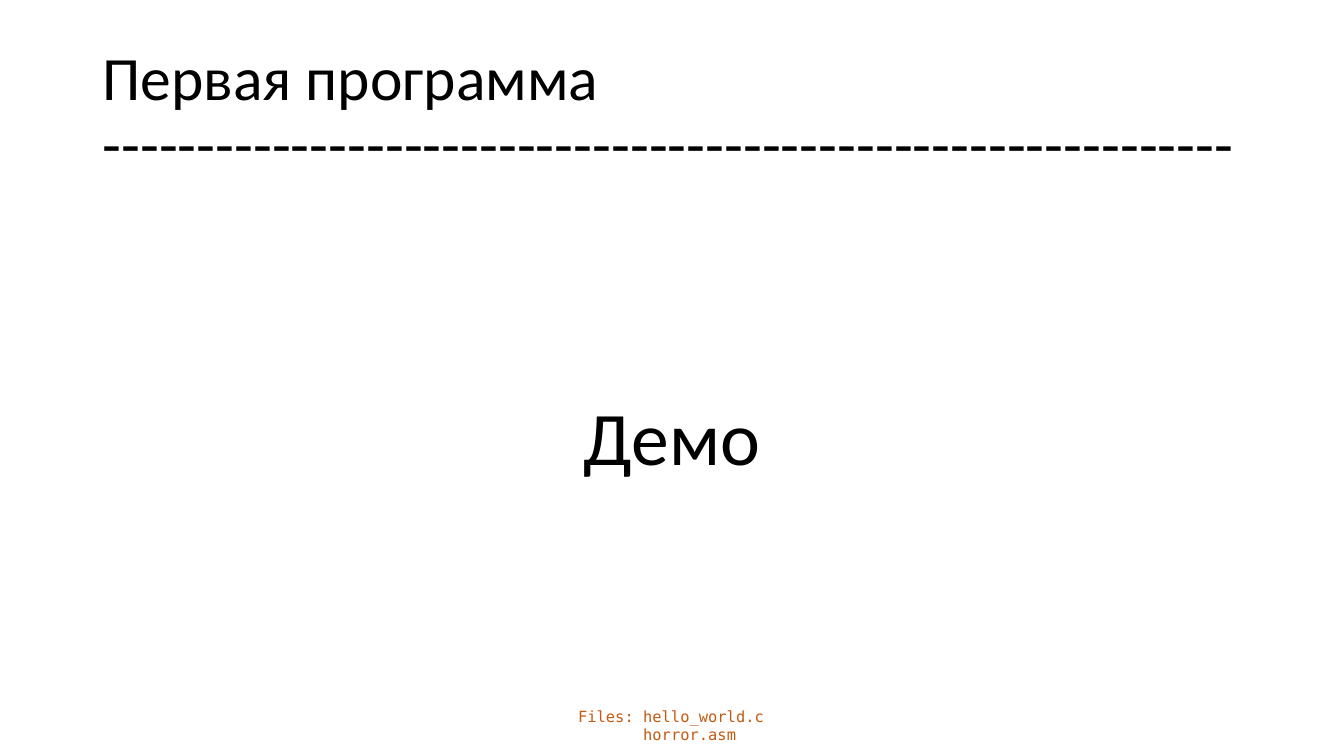
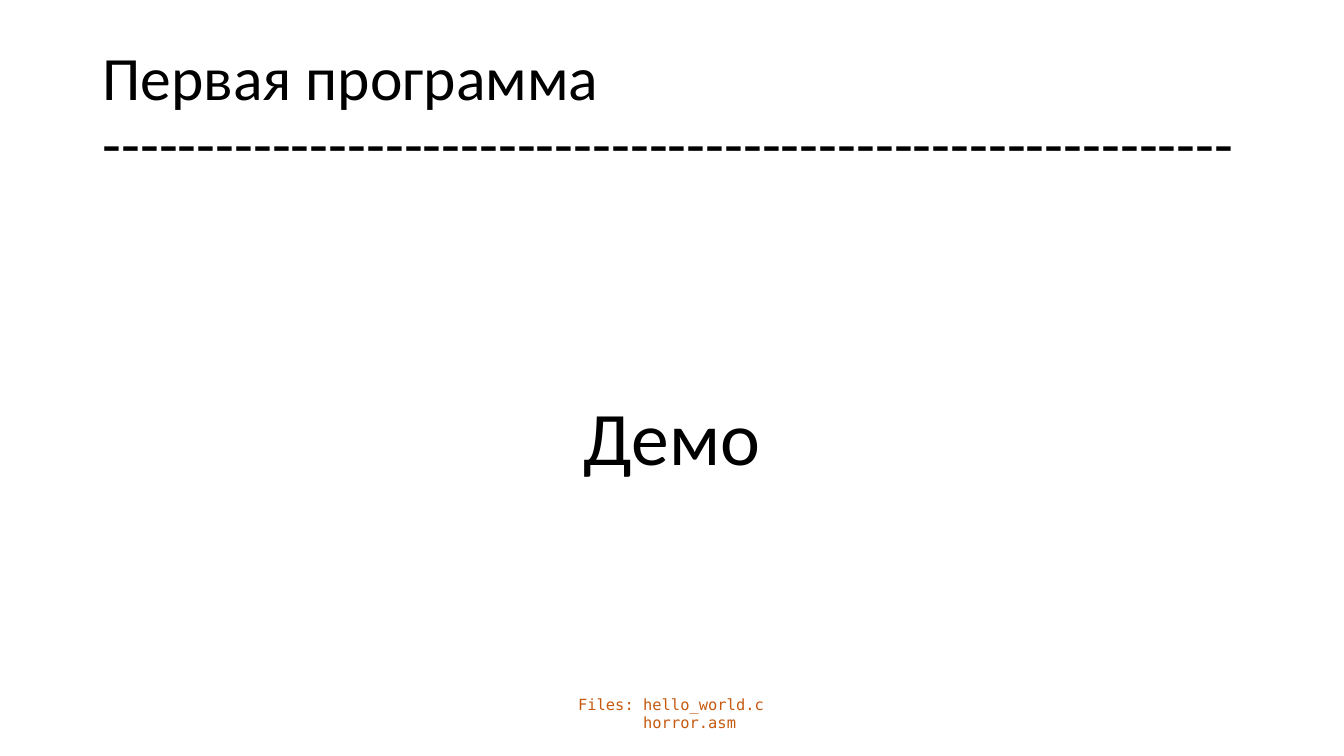
Before and after one commit to geeknik96/CLec, a slide deck: slide 6 of lec1/lec1.pptx. Drawn at 1344x756 pixels with LibreOffice and Linux fonts; fonts in the diff are those of the drawing. Boxes give left, top, right and bottom in pixels: in the first picture for what was removed or moved away, otherwise in the second. Text is boxed around its words. In the diff, an @@ line names an element or a change of style, - is before the commit and + after.

```diff
--- a/lec1/lec1.pptx
+++ b/lec1/lec1.pptx
@@ text "Files: hello_world.c": place and size @@
-text "Files: hello_world.c" at (578, 710, 764, 741)
+text "Files: hello_world.c" at (578, 698, 764, 729)
```
Also in this commit, not shown: 1 other file.
